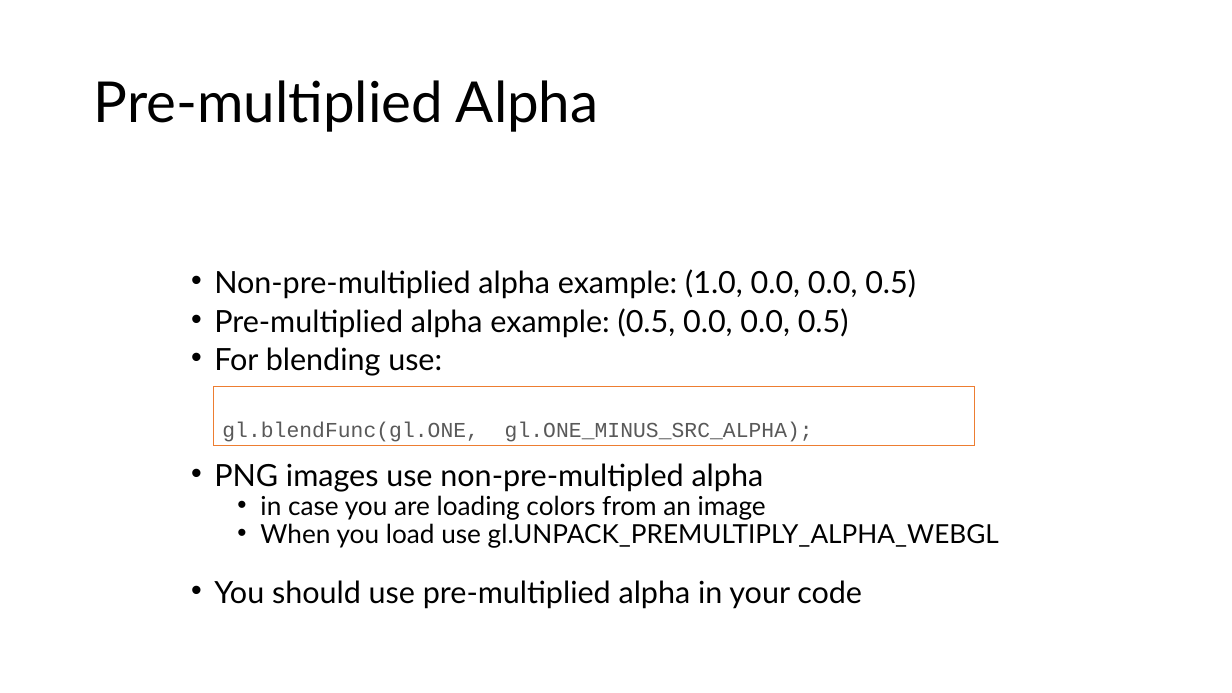
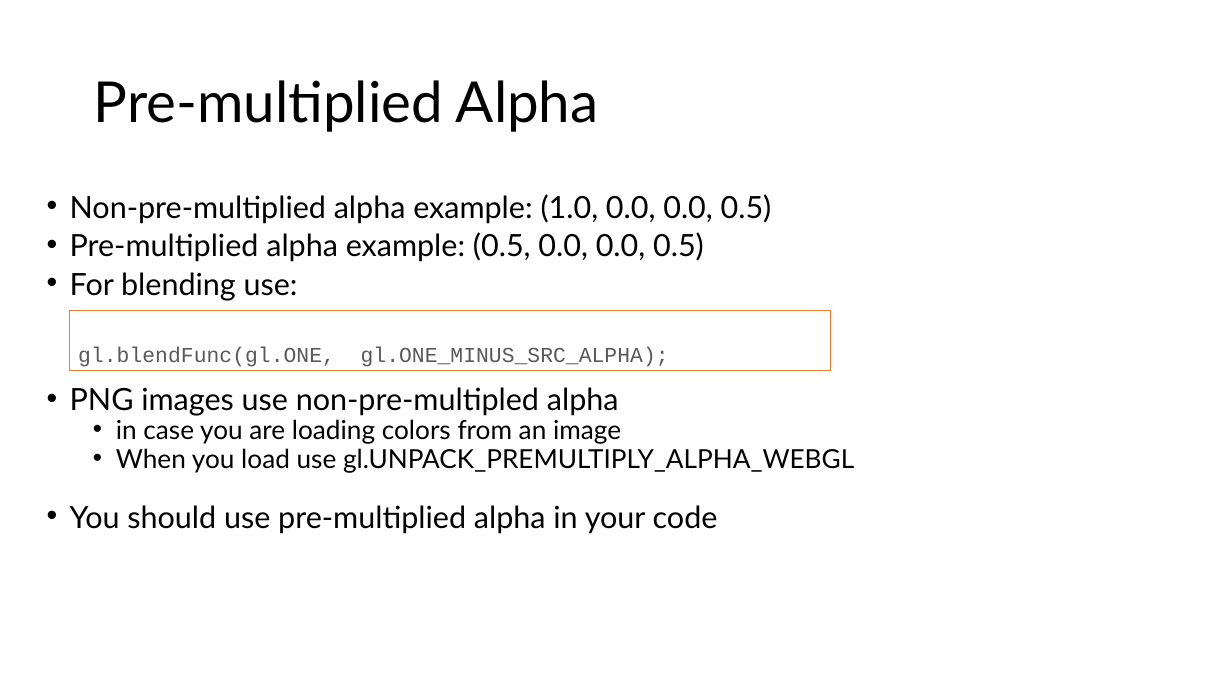
Before and after one commit to illinois-cs418/cs418CourseMaterial, a slide deck: slide 20 of Lectures/CS418-Lecture21-Compositing.pptx (slide 33 before the commit). Drawn at 1232x693 pixels with LibreOffice and Linux fonts; fonts in the diff are those of the drawing. Boxes give left, top, right and bottom in pixels: in the first picture for what was removed or moved away, otherwise in the second. Text is boxed around its words. In the diff, an @@ line names an element or a change of style, - is before the commit and + after.

```diff
--- a/Lectures/CS418-Lecture21-Compositing.pptx
+++ b/Lectures/CS418-Lecture21-Compositing.pptx
@@ text "Non-pre-multiplied alpha example: (1.0, 0.0, ...": place and size @@
-text "Non-pre-multiplied alpha example: (1.0, 0.0, ..." at (214, 269, 999, 609)
+text "Non-pre-multiplied alpha example: (1.0, 0.0, ..." at (70, 194, 854, 534)
@@ rectangle "gl.blendFunc(gl.ONE, gl.ONE_MINUS_SRC_ALPHA);": place and size @@
-rectangle "gl.blendFunc(gl.ONE, gl.ONE_MINUS_SRC_ALPHA);" at (213, 386, 975, 445)
+rectangle "gl.blendFunc(gl.ONE, gl.ONE_MINUS_SRC_ALPHA);" at (69, 311, 831, 371)
```
Also in this commit, not shown: 7 other slides changed, 12 slides added, 6 slides removed.
